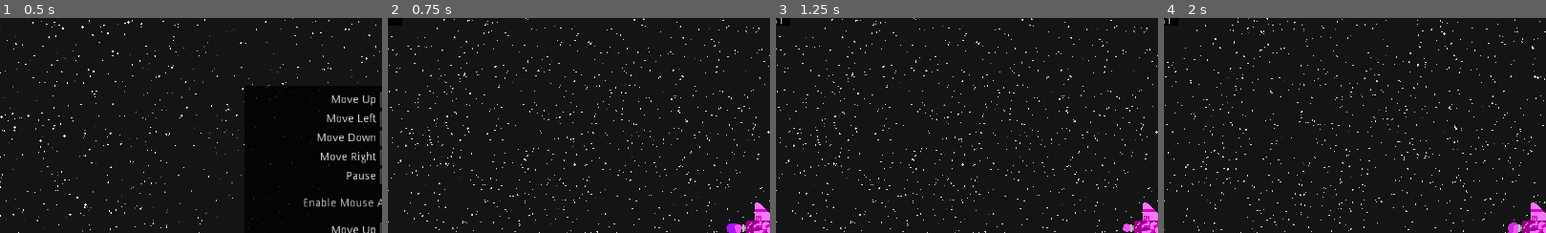
Above: before the commit, frames 1-4 (left to right).
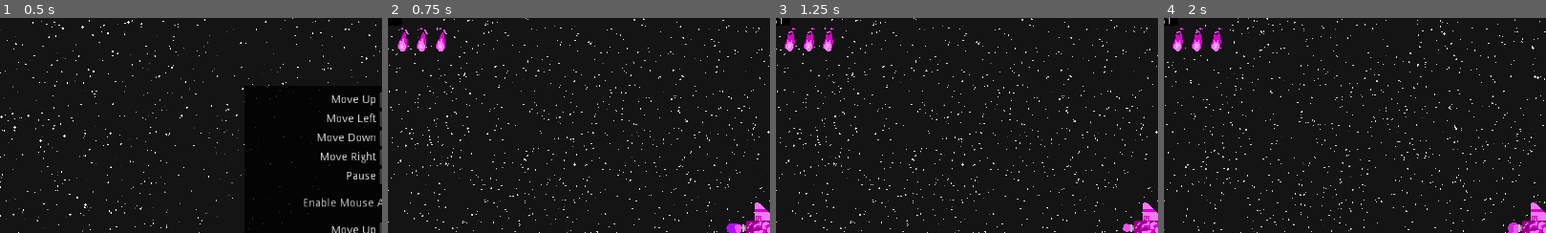
Above: after the commit, the same moments.

Repository: Jellonator/04-Space-Shooter
Game: Godot game, scene res://Gui/StartScreen.tscn
Same seed, same stepped clock (60 frames per second), same inputs: the game is played once before the commit and once after it.
Inputs (mouse positions are % of the whole screen's width and height, from its top left):
- Up to frame 1 (0.5 s): no input
- Up to frame 2 (0.75 s): click "Play Game" at 0.5 s
- Up to frame 3 (1.25 s): no input
- Up to frame 4 (2 s): tap Enter at 1.25 s; move the mouse to (45, 70) at 1.27 s; press the mouse at (45, 70) at 1.28 s; hold W (move_up) from 1.28 s (still down)
The pictures show only the part of the screen within x 1-51%, y 1-51%; the shares and areas given below are measured in that part.

Frame 1 is identical in both runs. In frame 2, 0.5% of the frame differs, in the area x 2-16%, y 4-16%; in frame 3, 0.5%; in frame 4, 0.5%.

Commit message:
Added player health

Diff:
--- a/Object/Enemy/EnemyShot.gd
+++ b/Object/Enemy/EnemyShot.gd
@@ -4,17 +4,22 @@
 const REMOVE_TIME_MAX := 5.0
 export var velocity := Vector2(0, 0)
 var remove_time := REMOVE_TIME_MAX
+var did_hit := false
 
 func _physics_process(delta):
 	global_position += delta * velocity
-	if not $VisibilityNotifier2D.is_on_screen():
+	if not $VisibilityNotifier2D.is_on_screen() or did_hit:
 		remove_time -= delta
 		if remove_time < 0:
 			queue_free()
 	else:
 		remove_time = REMOVE_TIME_MAX
-	$Particles2D.position = velocity * delta * 6
+	$Particles2D.position = velocity * delta * 4
 
 func _on_Area2D_body_entered(body):
-	print("BODY ENTERED")
-	queue_free()
+	if did_hit:
+		return
+	did_hit = true
+	$Particles2D.emitting = false
+	if body.has_method("do_damage"):
+		body.do_damage(1, Vector2(0, 0))
--- a/Object/Enemy/EyeEnemy.gd
+++ b/Object/Enemy/EyeEnemy.gd
@@ -22,13 +22,11 @@
 	var player = get_nearest_player()
 	if player == null:
 		node_socket.position = Vector2(0, 0)
-#		node_eye.position = Vector2(0, 0)
 		eye_mat.set_shader_param("offset", Vector2(0, 0))
 		shoot_time = 1.0
 	else:
 		var diff = player.global_position - global_position
 		node_socket.position = (LOOK_LEN * diff.normalized()).round()
-#		node_eye.position = EYE_LEN * diff.normalized()
 		eye_mat.set_shader_param("offset", -(diff.normalized() * EYE_LEN).round())
 		shoot_time -= delta * SHOOT_RATE
 		if shoot_time < 0:
--- /dev/null
+++ b/Object/Player/HealthNode.gd
@@ -0,0 +1,12 @@
+extends Node2D
+
+func _ready():
+	$No.hide()
+
+func set_burning(value: bool):
+	if value:
+		$Yes.show()
+		$No.hide()
+	else:
+		$Yes.hide()
+		$No.show()
--- /dev/null
+++ b/Object/Player/HealthNode.tscn
@@ -0,0 +1,90 @@
+[gd_scene load_steps=18 format=2]
+
+[ext_resource path="res://Object/Player/health.png" type="Texture" id=1]
+[ext_resource path="res://Object/Player/nohealth.png" type="Texture" id=2]
+[ext_resource path="res://Object/Player/HealthNode.gd" type="Script" id=3]
+
+[sub_resource type="AtlasTexture" id=1]
+atlas = ExtResource( 1 )
+region = Rect2( 0, 0, 16, 32 )
+
+[sub_resource type="AtlasTexture" id=2]
+atlas = ExtResource( 1 )
+region = Rect2( 16, 0, 16, 32 )
+
+[sub_resource type="AtlasTexture" id=3]
+atlas = ExtResource( 1 )
+region = Rect2( 32, 0, 16, 32 )
+
+[sub_resource type="AtlasTexture" id=4]
+atlas = ExtResource( 1 )
+region = Rect2( 48, 0, 16, 32 )
+
+[sub_resource type="AtlasTexture" id=5]
+atlas = ExtResource( 1 )
+region = Rect2( 64, 0, 16, 32 )
+
+[sub_resource type="AtlasTexture" id=6]
+atlas = ExtResource( 1 )
+region = Rect2( 80, 0, 16, 32 )
+
+[sub_resource type="AtlasTexture" id=7]
+atlas = ExtResource( 1 )
+region = Rect2( 96, 0, 16, 32 )
+
+[sub_resource type="AtlasTexture" id=8]
+atlas = ExtResource( 1 )
+region = Rect2( 112, 0, 16, 32 )
+
+[sub_resource type="SpriteFrames" id=9]
+animations = [ {
+"frames": [  ],
+"loop": true,
+"name": "default",
+"speed": 5.0
+}, {
+"frames": [ SubResource( 1 ), SubResource( 2 ), SubResource( 3 ), SubResource( 4 ), SubResource( 5 ), SubResource( 6 ), SubResource( 7 ), SubResource( 8 ) ],
+"loop": true,
+"name": "New Anim",
+"speed": 10.0
+} ]
+
+[sub_resource type="AtlasTexture" id=10]
+atlas = ExtResource( 2 )
+region = Rect2( 0, 0, 16, 32 )
+
+[sub_resource type="AtlasTexture" id=11]
+atlas = ExtResource( 2 )
+region = Rect2( 16, 0, 16, 32 )
+
+[sub_resource type="AtlasTexture" id=12]
+atlas = ExtResource( 2 )
+region = Rect2( 32, 0, 16, 32 )
+
+[sub_resource type="AtlasTexture" id=13]
+atlas = ExtResource( 2 )
+region = Rect2( 48, 0, 16, 32 )
+
+[sub_resource type="SpriteFrames" id=14]
+animations = [ {
+"frames": [ SubResource( 10 ), SubResource( 11 ), SubResource( 12 ), SubResource( 13 ) ],
+"loop": true,
+"name": "default",
+"speed": 8.0
+} ]
+
+[node name="HealthNode" type="Node2D"]
+script = ExtResource( 3 )
+
+[node name="Yes" type="AnimatedSprite" parent="."]
+frames = SubResource( 9 )
+animation = "New Anim"
+frame = 4
+playing = true
+centered = false
+
+[node name="No" type="AnimatedSprite" parent="."]
+frames = SubResource( 14 )
+frame = 1
+playing = true
+centered = false
--- /dev/null
+++ b/Object/Player/Kill.gd
@@ -0,0 +1,4 @@
+extends Node2D
+
+func _ready():
+	$AnimationPlayer.play("kill")
--- /dev/null
+++ b/Object/Player/Kill.tscn
@@ -0,0 +1,43 @@
+[gd_scene load_steps=4 format=2]
+
+[ext_resource path="res://Object/Player/PurpleFlameKaboom.png" type="Texture" id=1]
+[ext_resource path="res://Object/Player/Kill.gd" type="Script" id=2]
+
+[sub_resource type="Animation" id=1]
+resource_name = "kill"
+length = 2.0
+tracks/0/type = "value"
+tracks/0/path = NodePath("Sprite:frame")
+tracks/0/interp = 1
+tracks/0/loop_wrap = true
+tracks/0/imported = false
+tracks/0/enabled = true
+tracks/0/keys = {
+"times": PoolRealArray( 0, 0.2, 0.4, 0.6, 0.7, 0.8, 1, 1.2, 1.4, 1.6 ),
+"transitions": PoolRealArray( 1, 1, 1, 1, 1, 1, 1, 1, 1, 1 ),
+"update": 1,
+"values": [ 0, 1, 2, 3, 4, 5, 6, 7, 8, 9 ]
+}
+tracks/1/type = "value"
+tracks/1/path = NodePath("Sprite:visible")
+tracks/1/interp = 1
+tracks/1/loop_wrap = true
+tracks/1/imported = false
+tracks/1/enabled = true
+tracks/1/keys = {
+"times": PoolRealArray( 0, 1.8 ),
+"transitions": PoolRealArray( 1, 1 ),
+"update": 1,
+"values": [ true, false ]
+}
+
+[node name="Node2D" type="Node2D"]
+script = ExtResource( 2 )
+
+[node name="Sprite" type="Sprite" parent="."]
+texture = ExtResource( 1 )
+hframes = 10
+
+[node name="AnimationPlayer" type="AnimationPlayer" parent="."]
+playback_speed = 2.0
+anims/kill = SubResource( 1 )
--- a/Object/Player/Player.gd
+++ b/Object/Player/Player.gd
@@ -1,14 +1,19 @@
 extends KinematicBody2D
 
-const FRICTION := 400
-const ACCELERATION := 800
-const MAX_SPEED := 500
+const FRICTION := 400.0
+const ACCELERATION := 800.0
+const MAX_SPEED := 500.0
 const SHOTS_PER_SECOND := 6.0
+const INV_MAX := 0.5
+const scene_health := preload("res://Object/Player/HealthNode.tscn")
+const scene_kill := preload("res://Object/Player/Kill.tscn")
 
+onready var node_sprite := $Sprite
 onready var node_front := $FrontPos
 onready var node_left := $LeftPos
 onready var node_right := $RightPos
 onready var node_smoke := $PSmoke as Particles2D
+onready var node_gui := $Gui
 onready var part_smoke := node_smoke.process_material as ParticlesMaterial
 onready var part_smoke_offset := node_smoke.position
 onready var node_fire := $PFlame as Particles2D
@@ -17,10 +22,27 @@
 
 var shot_timer := 0.0
 var velocity := Vector2(0, 0)
-var shoot_i = 0
+var invincibility := 0.0
+var shoot_i := 0
 onready var shoot_locations = [node_left, node_right]
+var max_health := 3
+var health := max_health
+onready var health_nodes := []
+
+func _ready():
+	for i in range(max_health - health_nodes.size()):
+		var pos := Vector2(health_nodes.size() * 24 + 16, 16)
+		var node := scene_health.instance()
+		node_gui.add_child(node)
+		node.position = pos
+		health_nodes.append(node)
 
 func _physics_process(delta):
+	if invincibility >= 0.0:
+		node_sprite.visible = fmod(invincibility, 1.0/6.0) < 1.0/12.0
+		invincibility -= delta
+	else:
+		node_sprite.visible = true
 	var ivector := Vector2(0, 0)
 	ivector.x = Input.get_action_strength("move_right") - Input.get_action_strength("move_left")
 	ivector.y = Input.get_action_strength("move_down") - Input.get_action_strength("move_up")
@@ -72,3 +94,26 @@
 			brender.add_bullet(shoot_from, shot_target, shootparent)
 	else:
 		shot_timer = max(0.0, shot_timer - delta * SHOTS_PER_SECOND)
+
+func do_damage(amount: int, accel: Vector2):
+	var newhealth := clamp(health - amount, 0, max_health)
+	for i in range(newhealth, health):
+		health_nodes[i].set_burning(false)
+	health = newhealth
+	if invincibility > 0.0:
+		return
+	velocity += accel
+	invincibility = INV_MAX
+	if health <= 0:
+		set_process(false)
+		set_physics_process(false)
+		set_process_input(false)
+		collision_mask = 0
+		collision_layer = 0
+		node_sprite.hide()
+		node_smoke.emitting = false
+		node_fire.emitting = false
+		var node = scene_kill.instance()
+		node.position = self.global_position
+		node.rotation = self.global_rotation
+		get_parent().add_child(node)
--- a/Object/Player/Player.tscn
+++ b/Object/Player/Player.tscn
@@ -109,3 +109,6 @@
 draw_order = 1
 process_material = SubResource( 8 )
 texture = ExtResource( 4 )
+
+[node name="Gui" type="CanvasLayer" parent="."]
+layer = 10
Binary file added: Object/Player/PurpleFlameKaboom.png
Not shown, added: Object/Player/PurpleFlameKaboom.png.import
Binary file added: Object/Player/health.png
Not shown, added: Object/Player/health.png.import
Binary file added: Object/Player/nohealth.png
Not shown, added: Object/Player/nohealth.png.import
Not shown, added: Object/Player/PurpleFlameKaboom.kra
Not shown, added: Object/Player/health.kra
Not shown, added: Object/Player/nohealth.kra
